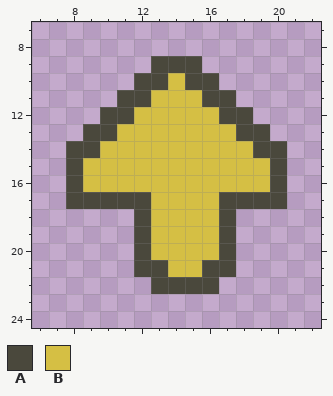
Pixel-art sprite -- imagens/lindona.png. The first picture shows the starting point.
The file is 32x32 pixels. Shown: x 6..22, y 7..24.
Palette (. is transparent): A #4a483c  B #d5bf44
After the commit:
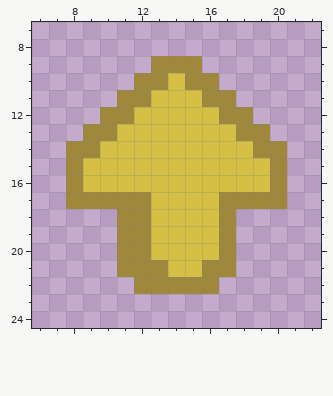
Change:
Colour A changes from #4a483c to #9f873b.
Colour A is added in rows 18 to 21 at x 11; in row 22 at x 12.
